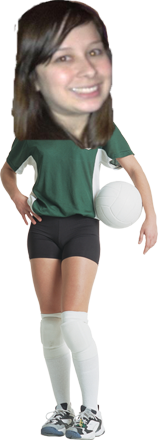
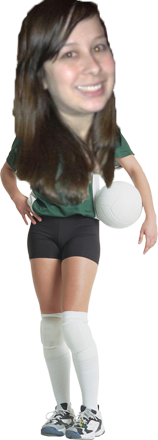
Comparing the layer stacks of the two w=158, h=440 images. Changes:
added layer "Layer 2" above "Layer 1" over [12, 0, 122, 208]
painted on "Layer 1" over [11, 0, 118, 150]
